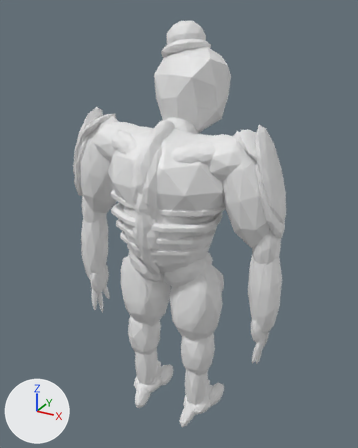
One commit to the Blender file Blender files/Bellhop_rig.blend: the scene before it, then after it.
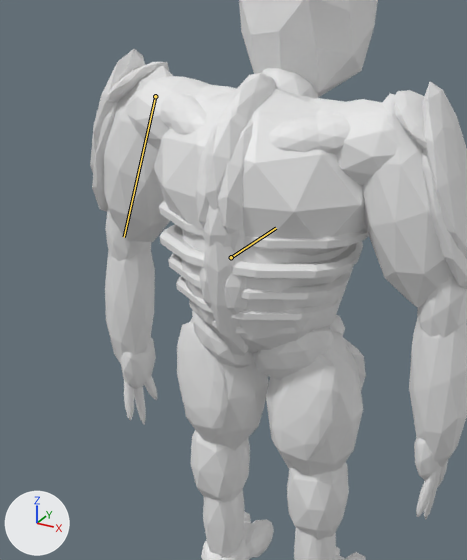
Each version appears first whole from a 50 mm camera at (2.23, -3.86, 1.91) aimed at (0.0, 0.19, -0.12), and next in a close-up on the part from 7% to 78% of the width and 18% to 86% of the height. Lighting does not change. The marker at lower left points along +X, +Y and +Z. The bones that change are drawn over the model as lines in the close-ups.

The first close-up shows 'Bicep.L', 'Bicep.R', 'Body', 'ForeArm.L', 'ForeArm.R', 'Hand.L', 'Ribs', 'Shin.L', 'Shin.R', 'Shoulder.L', 'Shoulder.R', 'Thigh.L', 'Thigh.R', 'head'.
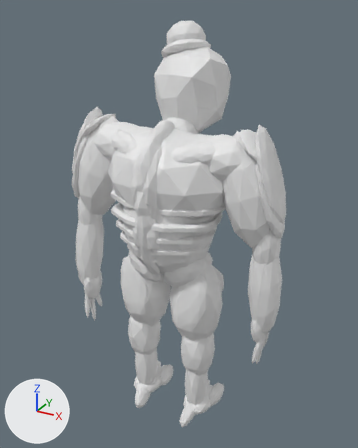
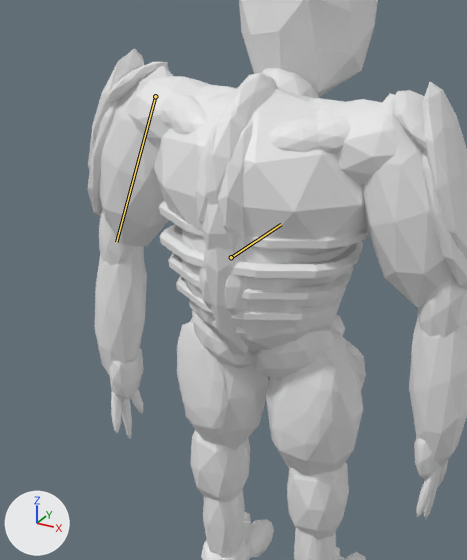
The newer file adds an action. The first version stands in its rest pose; the second is drawn at frame 5 of the action 'ArmatureAction'.

Boxes (x1, y1, x2, y2) around the edits, measured in the close-ups (467 x 560 px):
'Body', posed
    both: (154, 72, 366, 379)
'Bicep.L', posed
    before: (90, 49, 173, 242)
    after: (87, 48, 173, 246)
'ForeArm.L', posed
    before: (105, 208, 155, 364)
    after: (95, 210, 147, 374)
'Hand.L', posed
    before: (121, 338, 157, 424)
    after: (109, 348, 144, 439)
bone 'Bicep.L', root to tip
    before: (155, 96) to (124, 237)
    after: (155, 96) to (116, 242)
bone 'Heart', root to tip
    before: (231, 257) to (276, 228)
    after: (231, 257) to (281, 224)

The edits, one by one:
Bone 'Bicep.L' (bone_bicep_l) turns from (0, 0, 0) to (3, -2, 4) degrees about its own x, y and z.
Bone 'Heart' (bone_heart) is rescaled from (1.0, 1.0, 1.0) to (1.13, 1.13, 1.13).
